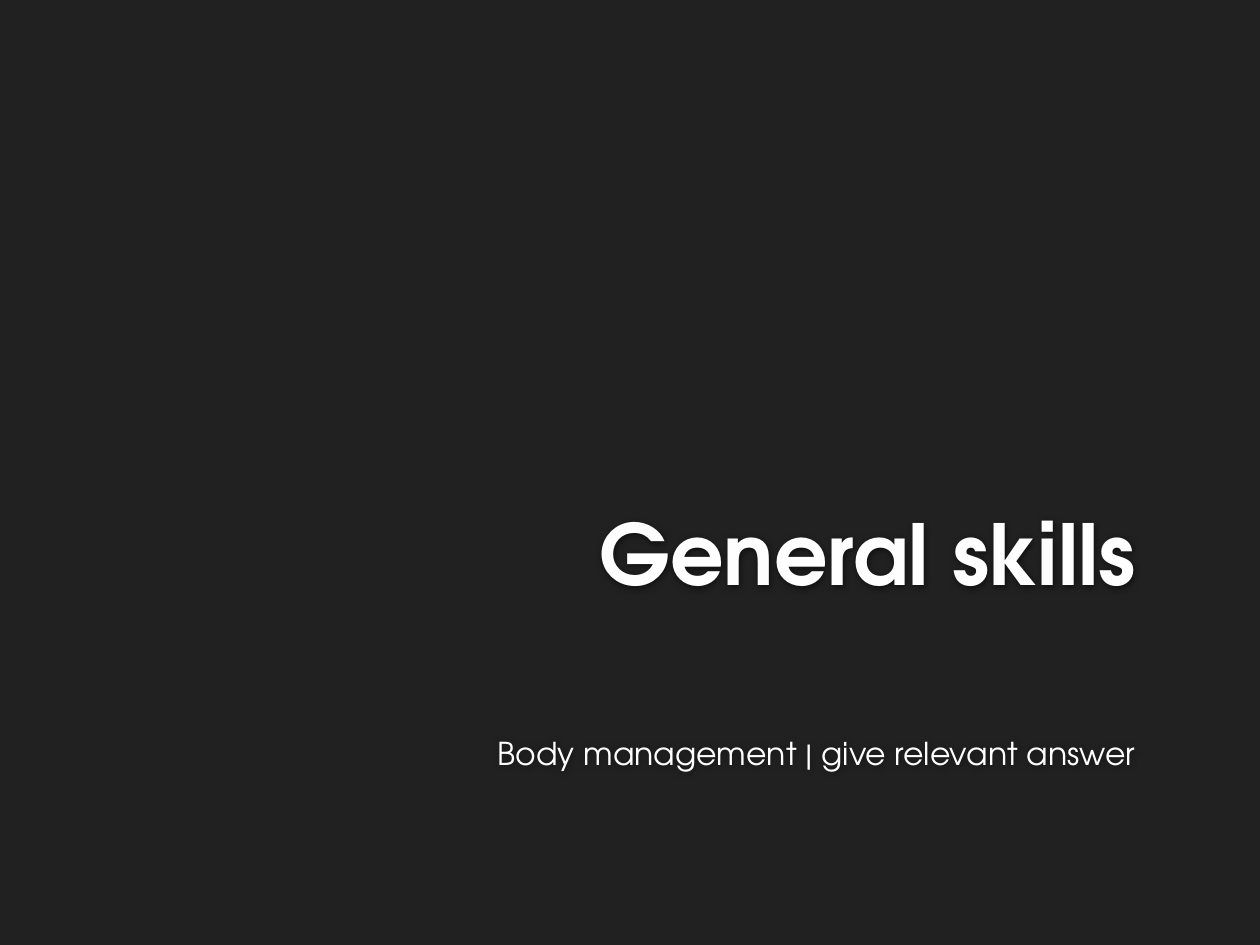
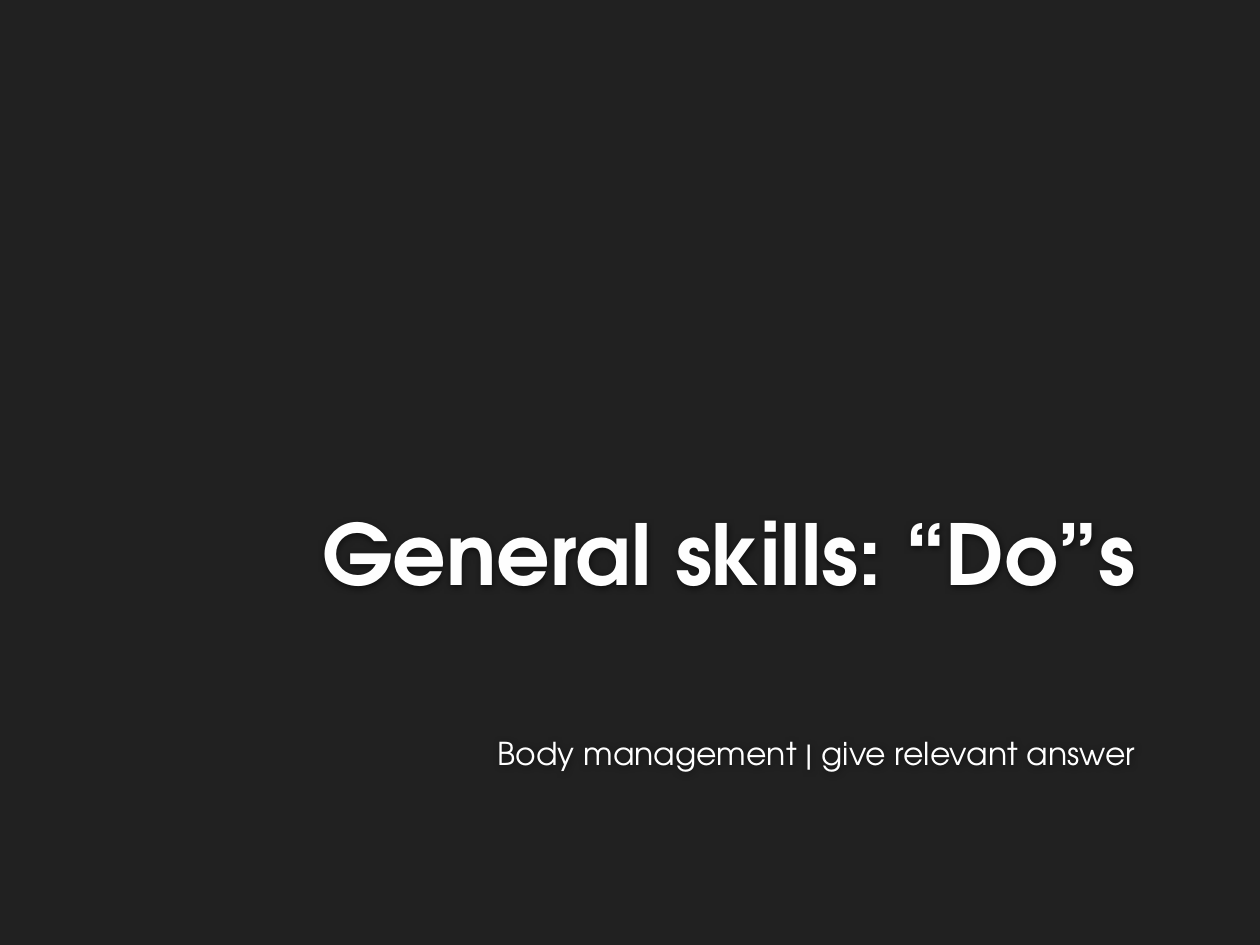
Before and after one commit to riwu/CS2101, a slide deck: slide 2 of OP1.pptx. Drawn at 1260x945 pixels with LibreOffice and Linux fonts; fonts in the diff are those of the drawing; background and template pictures are left out. Boxes give left, top, right and bottom in pixels: in the first picture for what was removed or moved away, otherwise in the second. Text is boxed around its words. In the diff, an @@ line names an element or a change of style, - is before the commit and + after.

```diff
--- a/OP1.pptx
+++ b/OP1.pptx
@@ title at [322,520,1135,586]: text changed @@
-General skills
+General skills: “Do”s
```
Also in this commit, not shown: 6 slides added.
